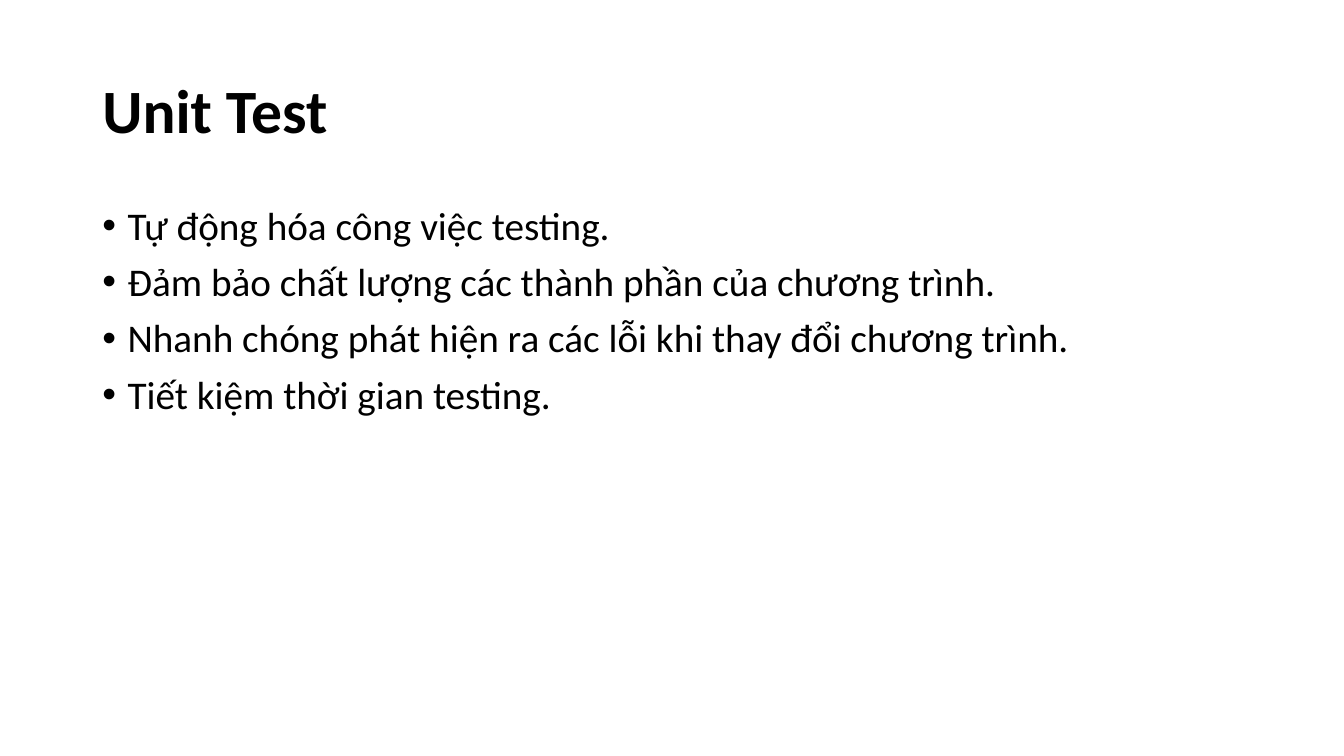
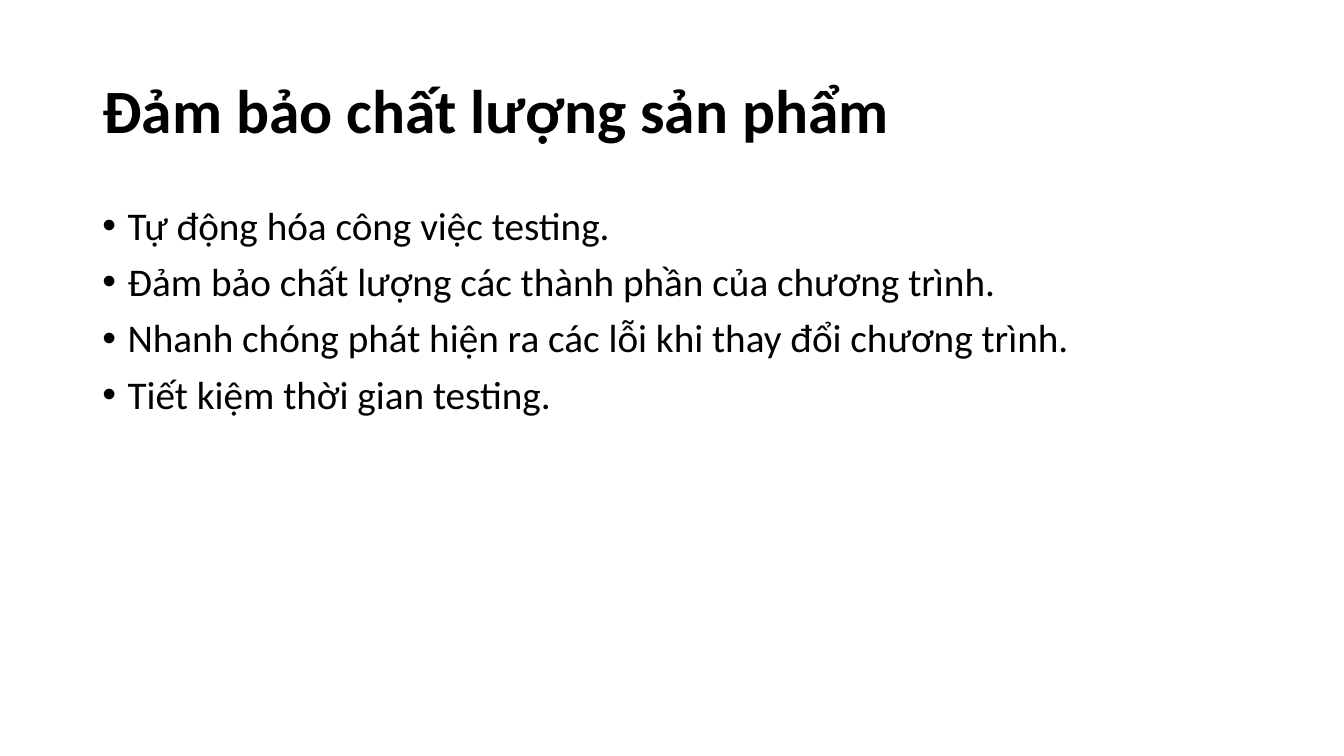
Before and after one commit to nguyenmanhphuc/DoAnA, a slide deck: slide 14 of BÁO CÁO THỰC TẬP.pptx. Drawn at 1344x756 pixels with LibreOffice and Linux fonts; fonts in the diff are those of the drawing. Boxes give left, top, right and bottom in pixels: in the first picture for what was removed or moved away, otherwise in the second. Text is boxed around its words. In the diff, an @@ line names an element or a change of style, - is before the commit and + after.

Commit message:
dsf

```diff
--- a/BÁO CÁO THỰC TẬP.pptx
+++ b/BÁO CÁO THỰC TẬP.pptx
@@ title at (102, 84, 888, 144): text changed @@
-Unit Test
+Đảm bảo chất lượng sản phẩm
```
